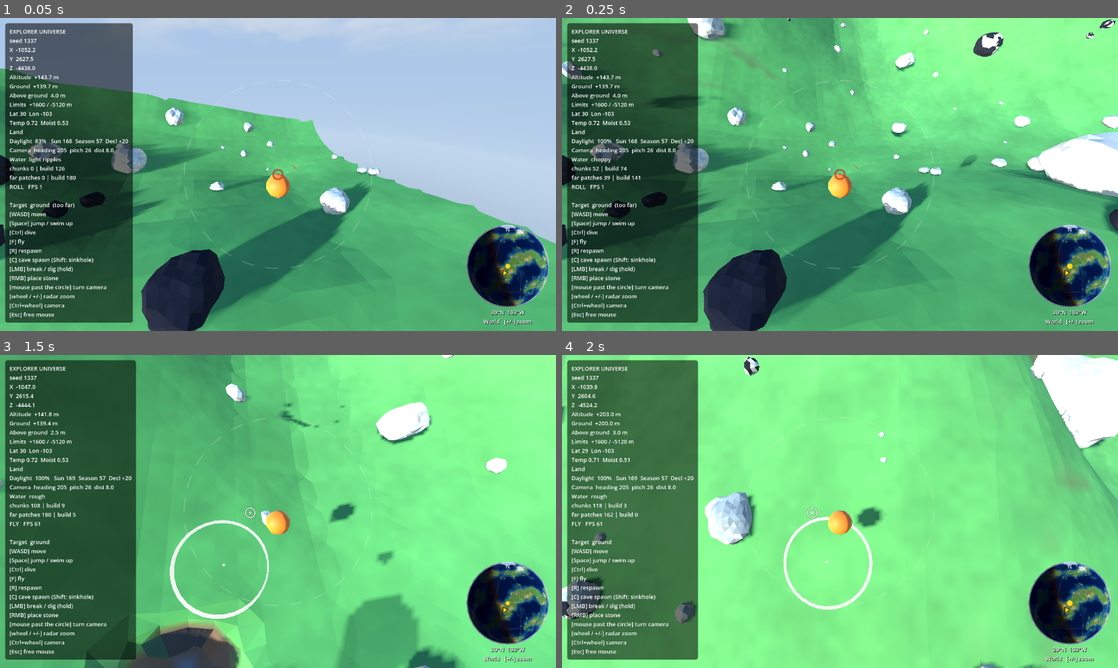
Above: before the commit, frames 1-4 (two rows, left to right).
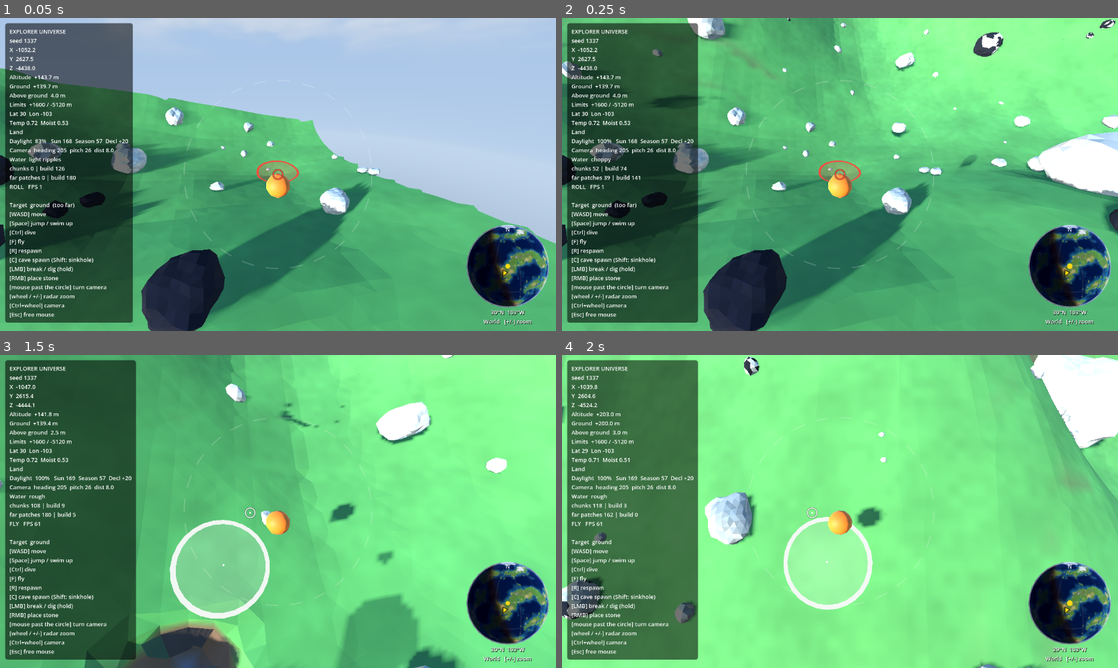
Above: after the commit, the same moments.

Repository: lambou/explorer-first-planet
Game: Godot game, scene res://src/main.tscn
Two runs of this game, one before a commit and one after it. Both use one fixed random seed, a clock stepped at 60 frames per second and the inputs below.
Inputs (mouse positions are in pixels of both pictures, inside the frame that each line leads up to):
- Up to frame 1 (0.05 s): no input
- Up to frame 2 (0.25 s): no input
- Up to frame 3 (1.5 s): tap Enter at 0.5 s; move the mouse to (305, 511) at 0.52 s; hold Shift 0.53-1.28 s; hold W from 0.53 s (still down); click (305, 511) at 0.67 s; tap Space at 0.77, 1.07 s; move the mouse to (250, 511) at 1.27 s; tap F at 1.35 s; click (250, 511) at 1.42 s
- Up to frame 4 (2 s): keep holding W; tap Space at 1.52, 1.82 s

The runs differ from the first frame. In frame 1, 0.3% of the frame differs, in the area x 46-54%, y 45-53%; in frame 2, 0.3%; in frame 3, 3.9%, in the area x 30-49%, y 52-85%; in frame 4, 0.4%.

Commit message:
Surface-following dig indicator, camera near-plane guard
- Tool indicator is now a patch that follows the real surface (terrain or the
  rock's bitten surface), translucent area plus outline, drawn with a depth bias
  toward the camera so it never sinks into the mesh.
- Orbit camera: last guard that keeps the camera and its near-plane corners 25 cm
  clear of the ground, pulling the camera toward the ball otherwise.
- Debug launch aids: camera-in-ground check, --dig, --digdown, --shotframe.

Co-Authored-By: Claude Sonnet 5.5 <noreply@anthropic.com>

Diff:
--- a/src/main.gd
+++ b/src/main.gd
@@ -229,6 +229,12 @@
 	elif player.freeze and world.is_area_ready(player.global_position):
 		player.freeze = false
 	if _repro.has("shot") and _frame == int(_repro.get("shotframe", 360)):          # --shot=file.png works with or without --pos
+		# debugging aid: is the camera (or a corner of its near plane) inside solid ground? It never should be.
+		var cb := cam.global_transform.basis
+		var worst := -9.0
+		for off in [Vector3.ZERO, cb.x * 0.35, -cb.x * 0.35, cb.y * 0.25, -cb.y * 0.25, -cb.z * 0.3]:
+			worst = maxf(worst, world.density_at(cam.global_position + off + (-cb.z) * cam.near))
+		print("CAMERA density (worst of centre and near-plane corners): %.2f  %s   ball %.1f m above ground" % [worst, "INSIDE GROUND" if worst > 0.0 else "ok", player.global_position.length() - R - _col.height])
 		get_viewport().get_texture().get_image().save_png(String(_repro.shot))
 		get_tree().quit()
 
--- a/src/player/orbit_camera.gd
+++ b/src/player/orbit_camera.gd
@@ -66,6 +66,14 @@
 	var reach := _sweep(pivot, back, dist, exclude)
 	reach = minf(reach, _density_reach(pivot, back, reach))
 	var pos := pivot + back * reach
+	# Last guard: the camera AND the corners of its near plane must be in open air with a margin (a corner poking into a wall
+	# shows the underground behind it). If not, the camera is pulled toward the ball until they are.
+	if world != null:
+		var tries := 0
+		while tries < 14 and reach > 0.05 and _near_plane_blocked(pos, pivot, up):
+			reach *= 0.86
+			pos = pivot + back * reach
+			tries += 1
 	if reach < 0.3:
 		# ball pressed against a wall: look along the ball's heading from right next to it
 		global_transform = Transform3D(Basis.looking_at(fwd, up), pos)
@@ -75,6 +83,19 @@
 	# the ball would fill the screen when the camera is this close
 	if target is Node3D:
 		(target as Node3D).visible = reach > 0.8
+
+## Is the camera, or a corner of its near plane, inside the ground or within CLEARANCE of it?
+const CLEARANCE := 0.25
+func _near_plane_blocked(pos: Vector3, pivot: Vector3, up: Vector3) -> bool:
+	var dir := (pivot - pos)
+	if dir.length() < 0.001:
+		return false
+	var cb := Basis.looking_at(dir.normalized(), up)
+	var ahead := -cb.z * maxf(near, 0.3)
+	for off: Vector3 in [Vector3.ZERO, cb.x * 0.45, -cb.x * 0.45, cb.y * 0.3, -cb.y * 0.3, ahead, ahead + cb.x * 0.45, ahead - cb.x * 0.45]:
+		if world.density_at(pos + off) > -CLEARANCE:
+			return true
+	return false
 
 func _back(up: Vector3, pt: float) -> Vector3:
 	return -fwd * cos(pt) + up * sin(pt)
--- a/src/player/tool_aim.gd
+++ b/src/player/tool_aim.gd
@@ -1,47 +1,73 @@
 class_name ToolAim
 extends Node3D
 ## The mouse-aimed tool. The cursor is free; a ray from the camera through it finds what the tool will hit: a rock
-## (nearest wins) or the ground. A ring lying on that surface shows where and how big the blow is: white inside the
-## player's reach, red outside it (the tool does nothing there). Display + picking only: it never changes the world.
+## (nearest wins) or the ground. A PATCH that follows the surface shows where and how big the blow is: a translucent
+## area with a bright outline, every point of it dropped onto the real surface (the terrain for the ground, the rock's
+## own bitten surface for a rock), so it covers the targeted shape and never sinks into the floor or floats over it.
+## White inside the player's reach, red outside it (the tool does nothing there). Display + picking only.
 
 const REACH := 4.5                 # metres from the ball: the arm's length; nothing farther can be altered
 const GROUND_RADIUS := 2.4         # what one dig removes (same as VoxelWorld.carve in main)
 const MAX_RAY := 70.0
-
-var _ring: MeshInstance3D
+const SEGS := 28                   # points around the patch
+const RINGS := [0.5, 0.9, 1.0]     # radii of the point rings (fractions of the patch radius): fill, outline inner edge, outline outer edge
+
+var _mi: MeshInstance3D
+var _imm := ImmediateMesh.new()
 var _dot: MeshInstance3D
-var _mat: StandardMaterial3D
+var _fill: ShaderMaterial
+var _line: ShaderMaterial
+var _key := ""
 var reach := REACH                 # debugging aid: main can widen it for screenshots (--reach=)
 var target := {"kind": "none"}
 
 func _init() -> void:
-	_mat = StandardMaterial3D.new()
-	_mat.shading_mode = BaseMaterial3D.SHADING_MODE_UNSHADED
-	_mat.transparency = BaseMaterial3D.TRANSPARENCY_ALPHA
-	_mat.albedo_color = Color(1, 1, 1, 0.9)
-	_mat.cull_mode = BaseMaterial3D.CULL_DISABLED
-	_mat.render_priority = 2
-	var tm := TorusMesh.new()
-	tm.inner_radius = 0.93
-	tm.outer_radius = 1.0
-	tm.rings = 32
-	tm.ring_segments = 4
-	_ring = MeshInstance3D.new()
-	_ring.mesh = tm
-	_ring.material_override = _mat
-	_ring.cast_shadow = GeometryInstance3D.SHADOW_CASTING_SETTING_OFF
-	add_child(_ring)
+	_fill = _material(0.20)
+	_line = _material(0.95)
+	_mi = MeshInstance3D.new()
+	_mi.mesh = _imm
+	_mi.cast_shadow = GeometryInstance3D.SHADOW_CASTING_SETTING_OFF
+	add_child(_mi)
 	var sm := SphereMesh.new()
-	sm.radius = 0.06
-	sm.height = 0.12
+	sm.radius = 0.05
+	sm.height = 0.10
 	sm.radial_segments = 8
 	sm.rings = 4
 	_dot = MeshInstance3D.new()
 	_dot.mesh = sm
-	_dot.material_override = _mat
+	_dot.material_override = _line
 	_dot.cast_shadow = GeometryInstance3D.SHADOW_CASTING_SETTING_OFF
 	add_child(_dot)
 	visible = false
+
+## The look of the patch: a flat colour that is pulled toward the camera when drawn (a depth bias, `bias` metres), so
+## the patch always wins the depth test against the surface under it (the mesh of the terrain is only an approximation of
+## the density surface the patch was placed on, and can lie above it) while anything really in front still hides it.
+## No depth writes, so it never hides anything itself. Cost: nothing but one extra vertex step.
+const SHADER := """
+shader_type spatial;
+render_mode unshaded, cull_disabled, depth_draw_never;
+uniform vec4 col : source_color = vec4(1.0);
+uniform float bias = 0.45;
+void vertex() {
+	vec3 v = (MODELVIEW_MATRIX * vec4(VERTEX, 1.0)).xyz;
+	v += normalize(-v) * bias;
+	POSITION = PROJECTION_MATRIX * vec4(v, 1.0);
+}
+void fragment() {
+	ALBEDO = col.rgb;
+	ALPHA = col.a;
+}
+"""
+
+static func _material(alpha: float) -> ShaderMaterial:
+	var sh := Shader.new()
+	sh.code = SHADER
+	var m := ShaderMaterial.new()
+	m.shader = sh
+	m.render_priority = 2
+	m.set_shader_parameter("col", Color(1, 1, 1, alpha))
+	return m
 
 ## What is under the mouse. `mouse` in viewport pixels. Returns
 ## {kind: "rock" | "ground" | "none", point, normal, in_reach, radius, rock?, chunk?, t}.
@@ -69,25 +95,117 @@
 		t = {"kind": "ground", "point": p, "normal": n, "t": gt, "radius": GROUND_RADIUS * 0.9,
 			"in_reach": player_pos.distance_to(p) <= reach}
 	target = t
-	_show(t)
+	_show(world, t)
 	return t
 
-func _show(t: Dictionary) -> void:
+func _show(world: VoxelWorld, t: Dictionary) -> void:
 	if t.kind == "none":
 		visible = false
 		return
 	visible = true
+	global_transform = Transform3D(Basis.IDENTITY, t.point)
+	var col := Color(1.0, 1.0, 1.0)
+	if not t.in_reach:
+		col = Color(1.0, 0.25, 0.2)
+	elif t.kind == "rock":
+		col = Color(1.0, 0.85, 0.3)
+	_fill.set_shader_parameter("col", Color(col.r, col.g, col.b, 0.20))
+	_line.set_shader_parameter("col", Color(col.r, col.g, col.b, 0.95))
+	# the patch only changes when the target moves, the ground is edited or the rock is hit
+	var pt: Vector3 = t.point
+	var key := "%s|%d|%.2f,%.2f,%.2f|%.2f" % [t.kind, world.edit_rev, pt.x, pt.y, pt.z, t.rock.hits if t.kind == "rock" else 0.0]
+	if key != _key:
+		_key = key
+		_build_patch(world, t)
+
+## Build the patch: rings of points around the target, each dropped onto the surface, then triangles between them.
+func _build_patch(world: VoxelWorld, t: Dictionary) -> void:
 	var n: Vector3 = t.normal
+	var centre: Vector3 = t.point
 	var ref := Vector3.RIGHT if absf(n.x) < 0.9 else Vector3.FORWARD
-	var x := n.cross(ref).normalized()
-	var z := x.cross(n)
+	var tx := n.cross(ref).normalized()
+	var tz := tx.cross(n)
 	var rad: float = t.radius
-	global_transform = Transform3D(Basis(x * rad, n * rad, z * rad), t.point + n * 0.05)
-	_dot.scale = Vector3.ONE / maxf(rad, 0.1)           # the dot keeps its own size whatever the ring's
-	var col := Color(1.0, 1.0, 1.0, 0.9) if t.in_reach else Color(1.0, 0.25, 0.2, 0.75)
-	if t.kind == "rock" and t.in_reach:
-		col = Color(1.0, 0.85, 0.3, 0.95)
-	_mat.albedo_color = col
+	var is_rock: bool = t.kind == "rock"
+	var rock: RockInst = t.rock if is_rock else null
+	var frame := RockMesher.frame_of(rock) if is_rock else {}
+	var rings: Array = []                       # per ring: PackedVector3Array (local to the target; INF = no surface there)
+	for k in RINGS.size():
+		var ring := PackedVector3Array()
+		for i in SEGS:
+			var a := TAU * i / SEGS
+			var p0 := centre + (tx * cos(a) + tz * sin(a)) * rad * float(RINGS[k])
+			ring.append(_on_surface(world, p0, n, rock, frame, centre))
+		rings.append(ring)
+	_imm.clear_surfaces()
+	# translucent area: a fan from the centre to the first ring, then the band to the second
+	var fill := PackedVector3Array()
+	var c0 := n * 0.04
+	for i in SEGS:
+		var j := (i + 1) % SEGS
+		_tri(fill, c0, rings[0][i], rings[0][j])
+		_quad(fill, rings[0][i], rings[0][j], rings[1][j], rings[1][i])
+	# bright outline: the band between the last two rings
+	var line := PackedVector3Array()
+	for i in SEGS:
+		var j := (i + 1) % SEGS
+		_quad(line, rings[1][i], rings[1][j], rings[2][j], rings[2][i])
+	_draw(fill, _fill)
+	_draw(line, _line)
+
+func _draw(verts: PackedVector3Array, mat: Material) -> void:
+	if verts.is_empty():
+		return
+	_imm.surface_begin(Mesh.PRIMITIVE_TRIANGLES, mat)
+	for v in verts:
+		_imm.surface_add_vertex(v)
+	_imm.surface_end()
+
+func _tri(out: PackedVector3Array, a: Vector3, b: Vector3, c: Vector3) -> void:
+	if a == Vector3.INF or b == Vector3.INF or c == Vector3.INF:
+		return
+	out.append(a)
+	out.append(b)
+	out.append(c)
+
+func _quad(out: PackedVector3Array, a: Vector3, b: Vector3, c: Vector3, d: Vector3) -> void:
+	_tri(out, a, b, c)
+	_tri(out, a, c, d)
+
+## The point of the surface below / above `p0` (along the target's normal), as a position local to the target and lifted a
+## little off the surface so it does not flicker against it. Vector3.INF where there is no surface to be found.
+func _on_surface(world: VoxelWorld, p0: Vector3, n: Vector3, rock: RockInst, frame: Dictionary, centre: Vector3) -> Vector3:
+	if rock != null:
+		# a rock is star-shaped around its centre: along the direction from the centre the surface is one lookup
+		var w := (p0 - rock.pos).normalized()
+		var wl := Vector3(w.dot(frame.x), w.dot(frame.y), w.dot(frame.z))
+		var l := RockMesher.surface_radius(rock, frame, wl)
+		return rock.pos + w * (l + 0.03) - centre
+	var step := 0.3
+	var s := 0.0
+	if world.density_at(p0) > 0.0:
+		# inside the ground: climb out along the normal
+		for i in 9:
+			if world.density_at(p0 + n * (s + step)) <= 0.0:
+				return p0 + n * (_bisect(world, p0, n, s, s + step) + 0.05) - centre
+			s += step
+	else:
+		# in the air: sink along the normal until the ground
+		for i in 9:
+			if world.density_at(p0 - n * (s + step)) > 0.0:
+				return p0 + n * (_bisect(world, p0, n, -s - step, -s) + 0.05) - centre
+			s += step
+	return Vector3.INF
+
+## Where along the normal the density crosses zero; `s_solid` is solid, `s_air` is air.
+func _bisect(world: VoxelWorld, p0: Vector3, n: Vector3, s_solid: float, s_air: float) -> float:
+	for i in 4:
+		var mid := (s_solid + s_air) * 0.5
+		if world.density_at(p0 + n * mid) > 0.0:
+			s_solid = mid
+		else:
+			s_air = mid
+	return (s_solid + s_air) * 0.5
 
 ## One line for the panel about what is under the tool.
 func describe(world: VoxelWorld) -> String:
